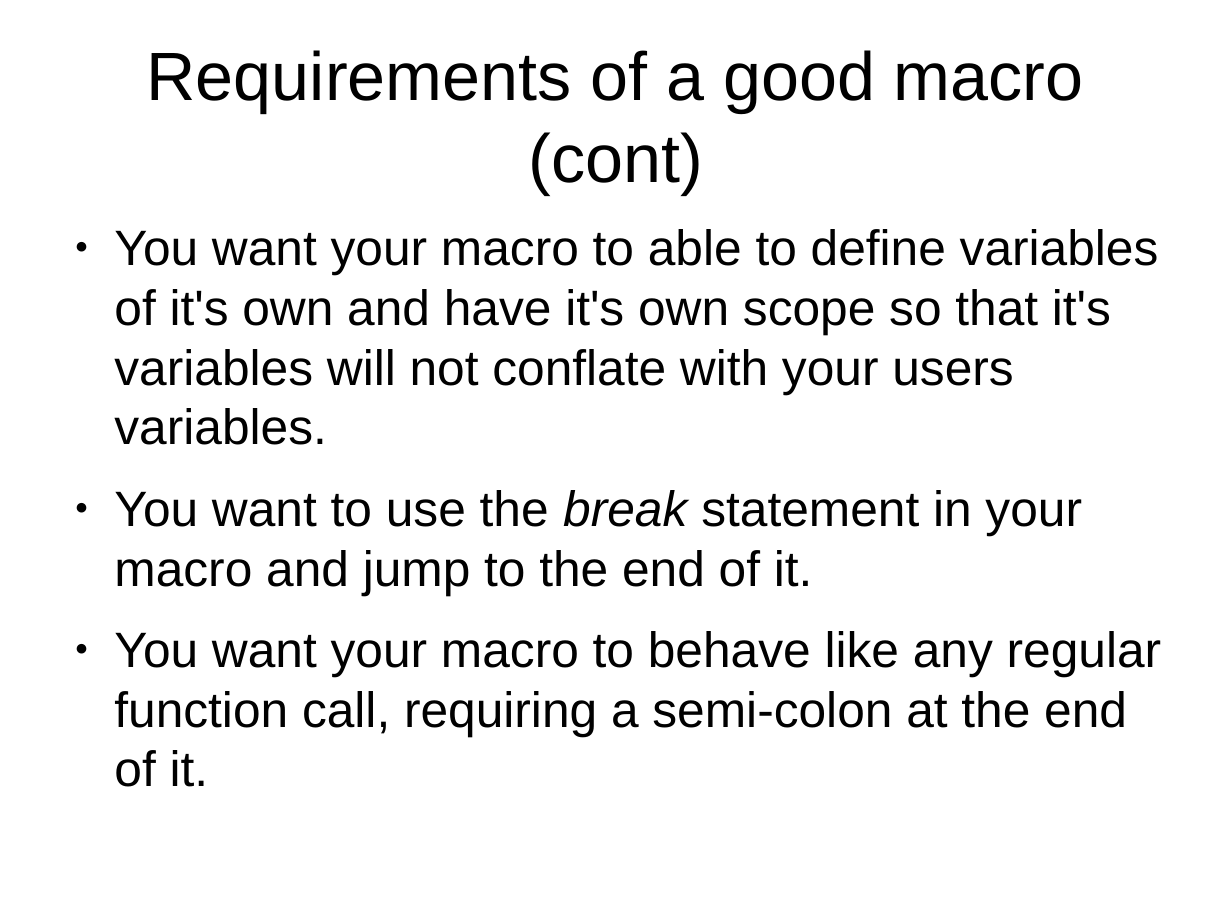
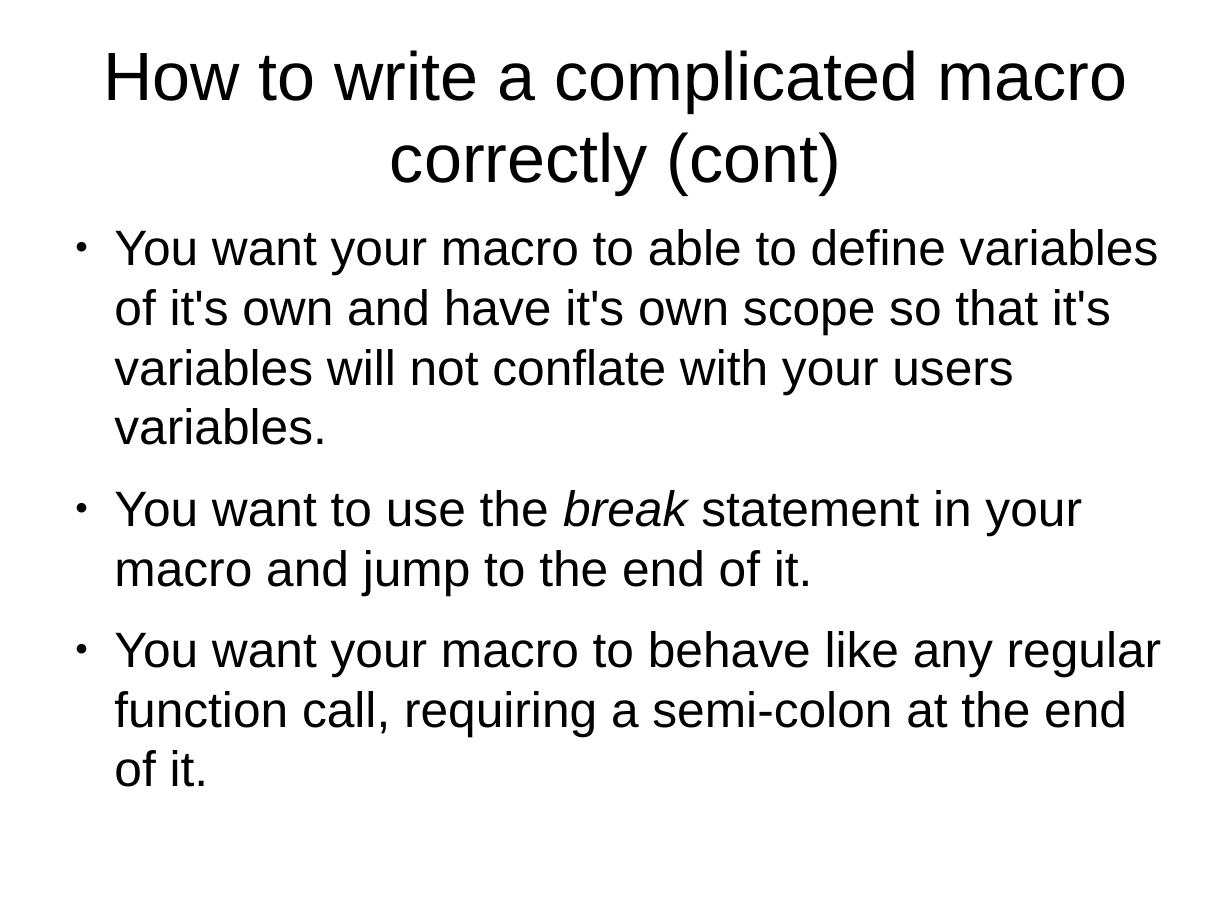
Before and after one commit to kalmuthu/slides, a slide deck: slide 6 of odp/c_pre_processor.odp (slide 4 before the commit). Drawn at 1232x924 pixels with LibreOffice and Linux fonts; fonts in the diff are those of the drawing. Boxes give left, top, right and bottom in pixels: in the first picture for what was removed or moved away, otherwise in the second. Text is boxed around its words. In the diff, an @@ line names an element or a change of style, - is before the commit and + after.

```diff
--- a/odp/c_pre_processor.odp
+++ b/odp/c_pre_processor.odp
@@ title at (x1=103, y1=50, x2=1127, y2=194): text changed @@
-Requirements of a good macro (cont)
+How to write a complicated macro correctly (cont)
```
Also in this commit, not shown: 2 other slides changed, 2 slides added.
